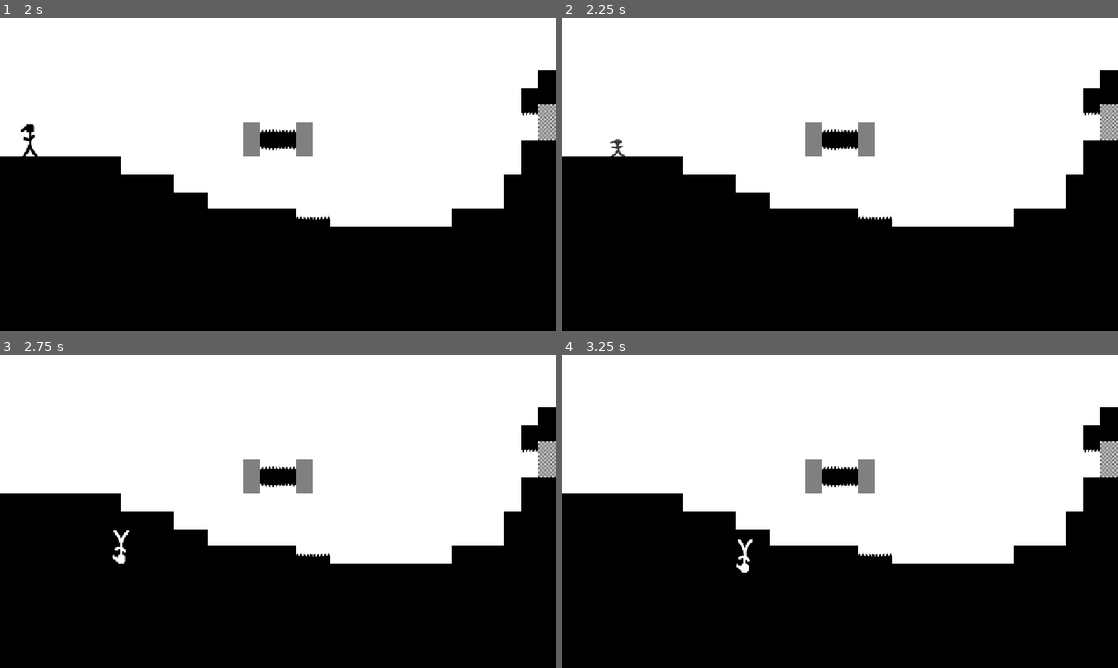
Above: before the commit, frames 1-4 (two rows, left to right).
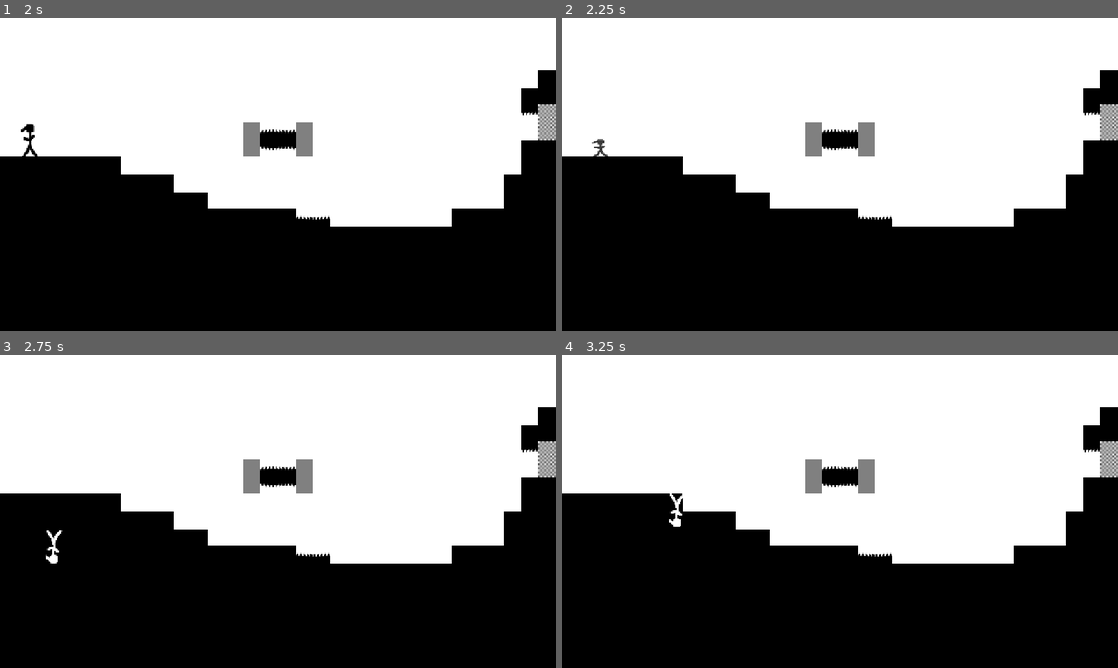
Above: after the commit, the same moments.

Repository: KIT-GameJam/FlipFlop
Game: Godot game, scene res://core/gamemanager.tscn
The game is run twice, just before and just after one commit, with the same random seed, the same clock (stepped at 60 frames per second) and the same inputs.
Inputs (mouse positions are in pixels of both pictures, inside the frame that each line leads up to):
- Up to frame 1 (2 s): click "Start" at 0.5 s; click "Continue" at 1.25 s
- Up to frame 2 (2.25 s): tap Enter at 2 s; move the mouse to (867, 174) at 2.02 s; hold D (move_right) from 2.03 s (still down); tap E (flip) at 2.1 s
- Up to frame 3 (2.75 s): keep holding D (move_right); tap W (jump) at 2.27 s
- Up to frame 4 (3.25 s): keep holding D (move_right); move the mouse to (812, 511) at 2.77 s; tap E (flip) at 2.85 s; tap W (jump) at 3.02 s

Frame 1 is identical in both runs. In frame 2, 0.1% of the frame differs, in the area x 5-12%, y 38-45%; in frame 3, 0.3%, in the area x 8-24%, y 56-67%; in frame 4, 0.3%.

Commit message:
player checks for flipping obstacles

Diff:
--- a/entities/Player.tscn
+++ b/entities/Player.tscn
@@ -4,8 +4,8 @@
 [ext_resource type="Texture2D" uid="uid://b4rsbwgm2lafu" path="res://assets/entities/Player.png" id="2_ojs4q"]
 
 [sub_resource type="CapsuleShape2D" id="CapsuleShape2D_eh0f6"]
-radius = 20.0
-height = 80.0
+radius = 15.0
+height = 70.0
 
 [sub_resource type="Animation" id="Animation_ojs4q"]
 length = 0.001
@@ -122,13 +122,93 @@
 "transitions": PackedFloat32Array(1, 1),
 "update": 0,
 "values": [Color(1, 1, 1, 1), Color(0, 0, 0, 1)]
+}
+
+[sub_resource type="Animation" id="Animation_l1ths"]
+resource_name = "flipflop_down"
+tracks/0/type = "value"
+tracks/0/imported = false
+tracks/0/enabled = true
+tracks/0/path = NodePath("Sprite2D:scale")
+tracks/0/interp = 1
+tracks/0/loop_wrap = true
+tracks/0/keys = {
+"times": PackedFloat32Array(0, 0.5, 1),
+"transitions": PackedFloat32Array(1, 1, 1),
+"update": 0,
+"values": [Vector2(1, 1), Vector2(1, 1e-05), Vector2(1, 1)]
+}
+tracks/1/type = "value"
+tracks/1/imported = false
+tracks/1/enabled = true
+tracks/1/path = NodePath("Sprite2D:position")
+tracks/1/interp = 1
+tracks/1/loop_wrap = true
+tracks/1/keys = {
+"times": PackedFloat32Array(0, 0.5, 1),
+"transitions": PackedFloat32Array(1, 1, 1),
+"update": 0,
+"values": [Vector2(0, -40), Vector2(0, 0), Vector2(0, -40)]
+}
+tracks/2/type = "value"
+tracks/2/imported = false
+tracks/2/enabled = true
+tracks/2/path = NodePath("Sprite2D:modulate")
+tracks/2/interp = 1
+tracks/2/loop_wrap = true
+tracks/2/keys = {
+"times": PackedFloat32Array(0, 0.5, 1),
+"transitions": PackedFloat32Array(1, 1, 1),
+"update": 0,
+"values": [Color(0, 0, 0, 1), Color(0.4724152, 0.47241515, 0.47241515, 1), Color(0, 0, 0, 1)]
+}
+
+[sub_resource type="Animation" id="Animation_a1f57"]
+resource_name = "flipflop_up"
+tracks/0/type = "value"
+tracks/0/imported = false
+tracks/0/enabled = true
+tracks/0/path = NodePath("Sprite2D:scale")
+tracks/0/interp = 1
+tracks/0/loop_wrap = true
+tracks/0/keys = {
+"times": PackedFloat32Array(0, 0.5, 1),
+"transitions": PackedFloat32Array(1, 1, 1),
+"update": 0,
+"values": [Vector2(1, -1), Vector2(1, 1e-05), Vector2(1, -1)]
+}
+tracks/1/type = "value"
+tracks/1/imported = false
+tracks/1/enabled = true
+tracks/1/path = NodePath("Sprite2D:position")
+tracks/1/interp = 1
+tracks/1/loop_wrap = true
+tracks/1/keys = {
+"times": PackedFloat32Array(0, 0.5, 1),
+"transitions": PackedFloat32Array(1, 1, 1),
+"update": 0,
+"values": [Vector2(0, 40), Vector2(0, 0), Vector2(0, 40)]
+}
+tracks/2/type = "value"
+tracks/2/imported = false
+tracks/2/enabled = true
+tracks/2/path = NodePath("Sprite2D:modulate")
+tracks/2/interp = 1
+tracks/2/loop_wrap = true
+tracks/2/keys = {
+"times": PackedFloat32Array(0, 0.5, 1),
+"transitions": PackedFloat32Array(1, 1, 1),
+"update": 0,
+"values": [Color(1, 1, 1, 1), Color(0.4724152, 0.47241515, 0.47241515, 1), Color(1, 1, 1, 1)]
 }
 
 [sub_resource type="AnimationLibrary" id="AnimationLibrary_l1ths"]
 _data = {
 &"RESET": SubResource("Animation_ojs4q"),
 &"flip_down": SubResource("Animation_lw5ub"),
-&"flip_up": SubResource("Animation_ks8m5")
+&"flip_up": SubResource("Animation_ks8m5"),
+&"flipflop_down": SubResource("Animation_l1ths"),
+&"flipflop_up": SubResource("Animation_a1f57")
 }
 
 [node name="Player" type="CharacterBody2D" unique_id=1281984372]
@@ -137,7 +217,7 @@
 script = ExtResource("1_eh0f6")
 
 [node name="CollisionShape2D" type="CollisionShape2D" parent="." unique_id=1080355892]
-position = Vector2(0, -40)
+position = Vector2(0, -35)
 shape = SubResource("CapsuleShape2D_eh0f6")
 
 [node name="Sprite2D" type="Sprite2D" parent="." unique_id=369539852]
@@ -147,3 +227,5 @@
 [node name="AnimationPlayer" type="AnimationPlayer" parent="." unique_id=2001544709]
 libraries/ = SubResource("AnimationLibrary_l1ths")
 speed_scale = 2.0
+
+[connection signal="animation_finished" from="AnimationPlayer" to="." method="_on_animation_player_animation_finished"]
--- a/entities/player.gd
+++ b/entities/player.gd
@@ -4,38 +4,70 @@
 @onready var sprite: Sprite2D = $Sprite2D
 @onready var animation_player: AnimationPlayer = $AnimationPlayer
 @onready var collision_shape: CollisionShape2D = $CollisionShape2D
-@onready var flipped = false
+@onready var flipped: bool = false
+@onready var in_flipping_animation = false
 
-const SPEED = 300.0
-const JUMP_VELOCITY = -400.0
+const SPEED: float = 300.0
+const JUMP_VELOCITY: float = -400.0
 
 func _ready():
 	sprite.modulate = Color.BLACK
 
-func flip():
+func flip() -> void:
 	if flipped:
 		_flip_up()
 	else:
 		_flip_down()
-	flipped = !flipped
 
-func is_on_ground():
+func is_on_ground() -> bool:
 	return (is_on_ceiling() if flipped else is_on_floor())
 
-func _flip_up():
-	animation_player.play("flip_up")
-	collision_shape.position = Vector2(0, -40)
+func _flip_up() -> void:
+	var target_collision_position := Vector2(0, -35)
 	set_collision_mask_value(3, true)
 	set_collision_mask_value(2, false)
+	if not _can_flip_to(target_collision_position):
+		set_collision_mask_value(2, true)
+		set_collision_mask_value(3, false)
+		_fail_flip()
+		return
+	collision_shape.position = target_collision_position
+	animation_player.play("flip_up")
+	in_flipping_animation = true
+	flipped = false
 
-func _flip_down():
-	animation_player.play("flip_down")
-	collision_shape.position = Vector2(0, 40)
+func _flip_down() -> void:
+	var target_collision_position := Vector2(0, 35)
 	set_collision_mask_value(2, true)
 	set_collision_mask_value(3, false)
+	if not _can_flip_to(target_collision_position):
+		set_collision_mask_value(3, true)
+		set_collision_mask_value(2, false)
+		_fail_flip()
+		return
+	collision_shape.position = target_collision_position
+	animation_player.play("flip_down")
+	in_flipping_animation = true
+	flipped = true
+
+func _can_flip_to(target_collision_position: Vector2) -> bool:
+	var original_collision_position := collision_shape.position
+	collision_shape.position = target_collision_position
+	var is_blocked := test_move(global_transform, Vector2(0, _get_flipped_integer() * -1), null, 2, true)
+	collision_shape.position = original_collision_position
+	return not is_blocked
+
+func _fail_flip():
+	if flipped:
+		animation_player.play("flipflop_up")
+	else:
+		animation_player.play("flipflop_down")
+
+func _get_flipped_integer() -> int:
+	return 1 if flipped else -1
 
 func _physics_process(delta: float) -> void:
-	var on_ground = is_on_ground()
+	var on_ground: bool = is_on_ground()
 	# Add the gravity.
 	if not on_ground:
 		velocity += get_gravity() * delta * (-1 if flipped else 1)
@@ -45,12 +77,17 @@
 	elif Input.is_action_just_pressed("flip") and on_ground:
 		flip()
 
-	# Get the input direction and handle the movement/deceleration.
-	# As good practice, you should replace UI actions with custom gameplay actions.
-	var direction := Input.get_axis("move_left", "move_right")
-	if direction:
-		velocity.x = direction * SPEED
+	if not in_flipping_animation:
+		var direction := Input.get_axis("move_left", "move_right")
+		if direction:
+			velocity.x = direction * SPEED
+		else:
+			velocity.x = move_toward(velocity.x, 0, SPEED)
 	else:
-		velocity.x = move_toward(velocity.x, 0, SPEED)
+		velocity.x = 0
 
 	move_and_slide()
+
+
+func _on_animation_player_animation_finished(anim_name: StringName) -> void:
+	in_flipping_animation = false
